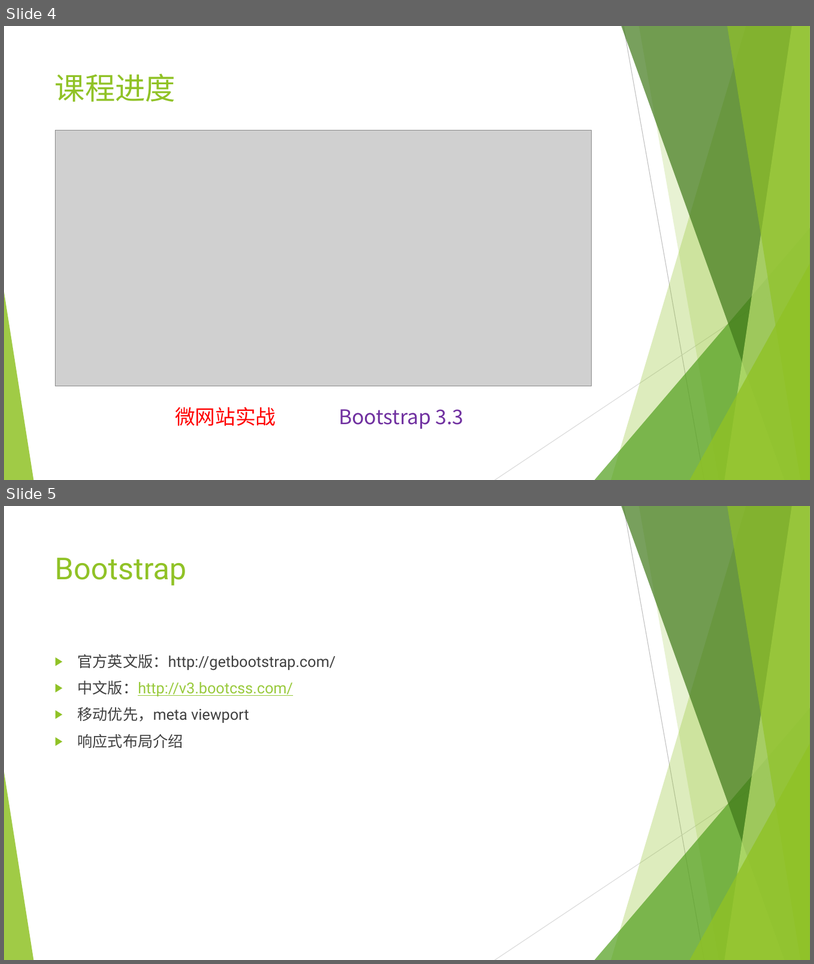
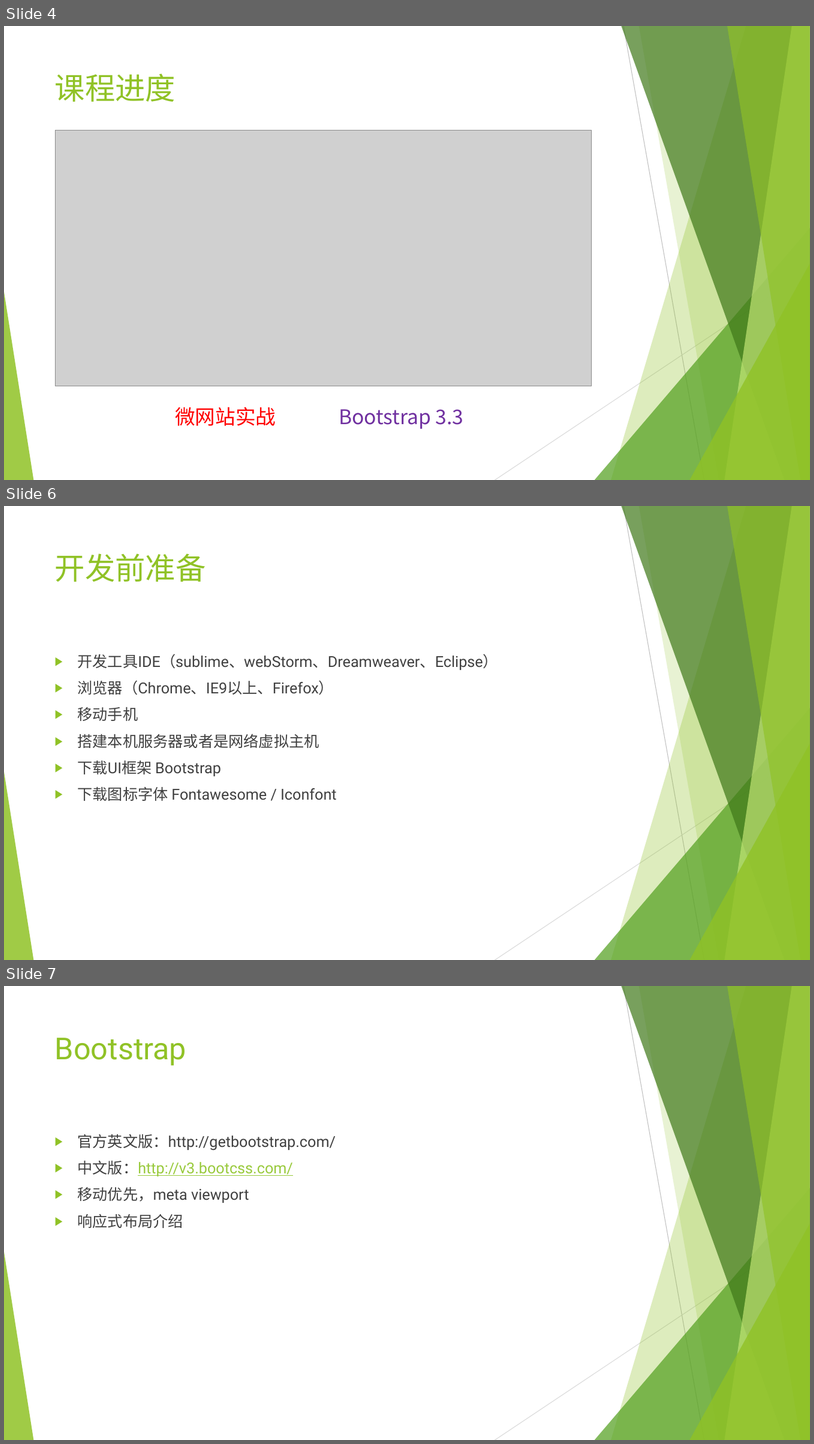
Before and after one commit to Guoye/Neusoft, a slide deck: lesson_HTML5/3.微网站项目实战/3.微网站实战.pptx. Shown one above the other, each under a label of ours: slides 4 and 5 before the commit, slides 4, 6 and 7 after it; the slides between them are not shown. The pictures are 814x964 and 814x1444 pixels, drawn with LibreOffice and Linux fonts; fonts in the diff are those of the drawing; grey boxes stand for pictures. Boxes give left, top, right and bottom in pixels: in the first picture for what was removed or moved away, otherwise in the second. Text is boxed around its words. In the diff, an @@ line names an element or a change of style, - is before the commit and + after.

```diff
--- a/lesson_HTML5/3.微网站项目实战/3.微网站实战.pptx
+++ b/lesson_HTML5/3.微网站项目实战/3.微网站实战.pptx
@@ slide 6 added at [4,506,810,960], background #FFFFFF; not listed: 10 template elements that a slide beside it also shows @@
@@ title added at [55,553,206,582], 36 pt, text #90C226 @@
+开发前准备
@@ text added at [78,654,499,801], 18 pt, text #404040 @@
+▶ 开发工具IDE（sublime、webStorm、Dreamweaver、Eclipse）
+▶ 浏览器（Chrome、IE9以上、Firefox）
+▶ 移动手机
+▶ 搭建本机服务器或者是网络虚拟主机
+▶ 下载UI框架 Bootstrap
+▶ 下载图标字体 Fontawesome / Iconfont
@@ what was slide 5 is now slide 7 @@
```
Also in this commit, not shown: 3 other slides added, 1 other file.
